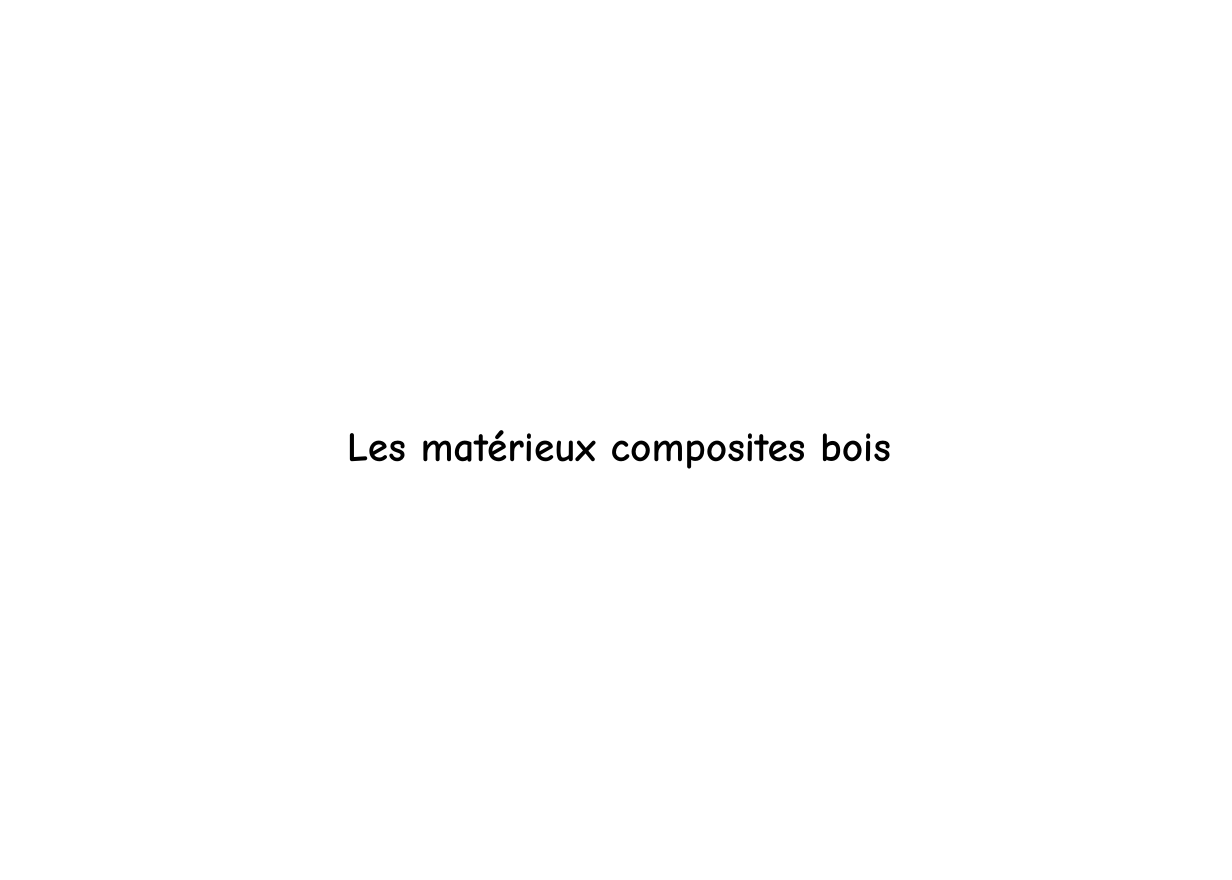
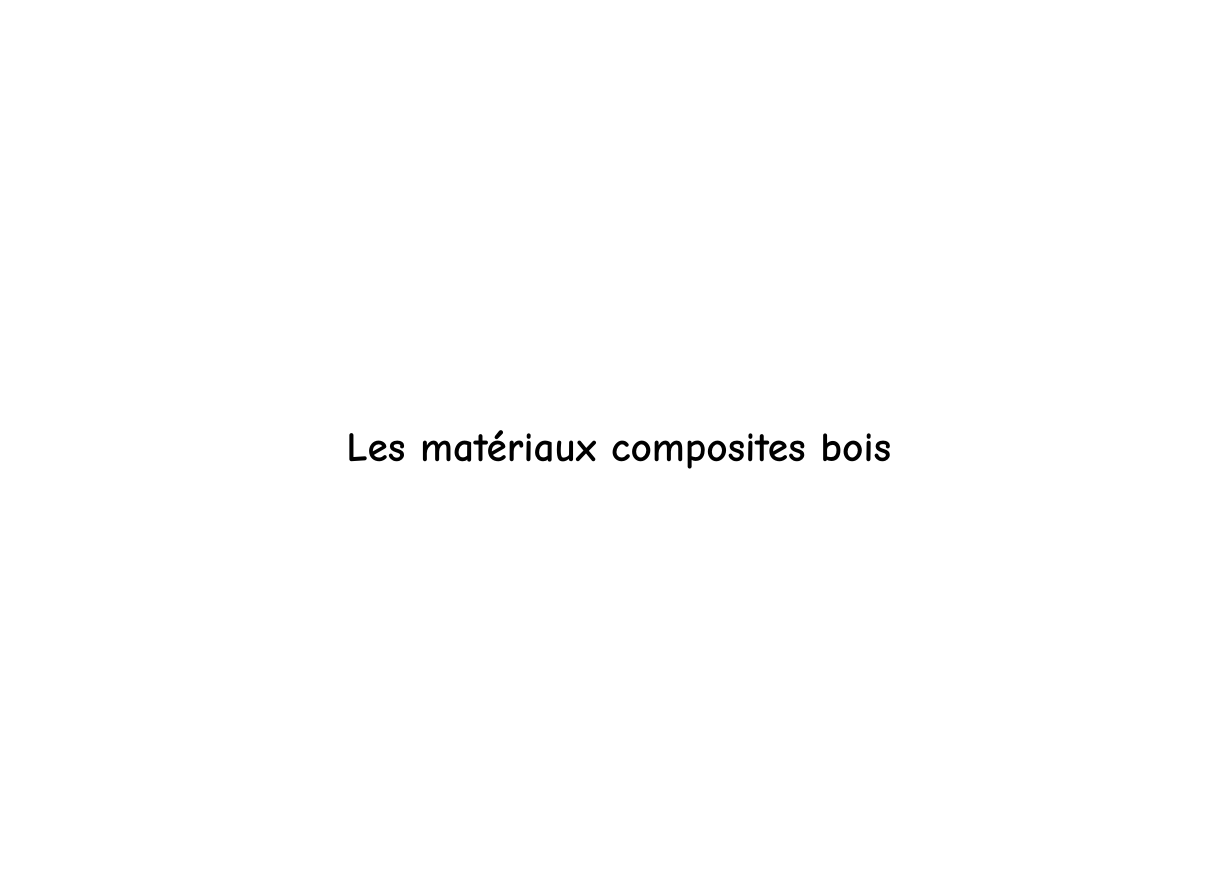
Before and after one commit to kduchevreuil/Cours-Menuiserie, a slide deck: slide 4 of Dossier Support ordi/DOSSIER Support Ordi.pptx. Drawn at 1232x880 pixels with LibreOffice and Linux fonts; fonts in the diff are those of the drawing. Boxes give left, top, right and bottom in pixels: in the first picture for what was removed or moved away, otherwise in the second. Text is boxed around its words. In the diff, an @@ line names an element or a change of style, - is before the commit and + after.

```diff
--- a/Dossier Support ordi/DOSSIER Support Ordi.pptx
+++ b/Dossier Support ordi/DOSSIER Support Ordi.pptx
@@ text in rectangle at bbox=[346, 430, 891, 469]: text changed @@
-Les matérieux composites bois
+Les matériaux composites bois
```
Also in this commit, not shown: 2 other slides changed, 1 slide added, 3 other files.
